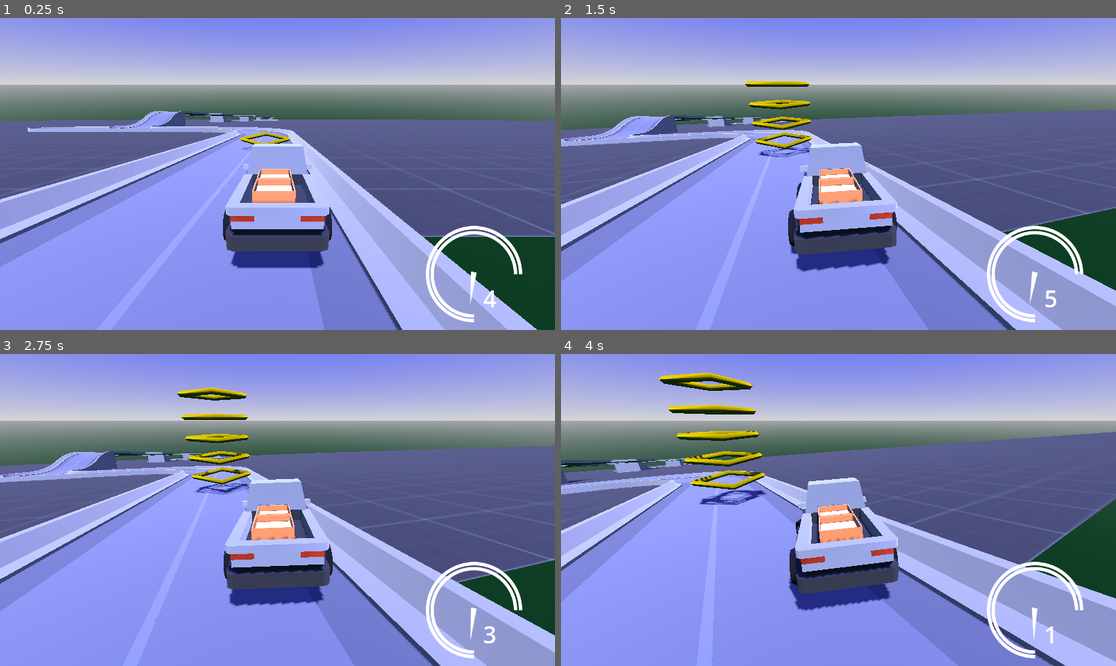
Above: before the commit, frames 1-4 (two rows, left to right).
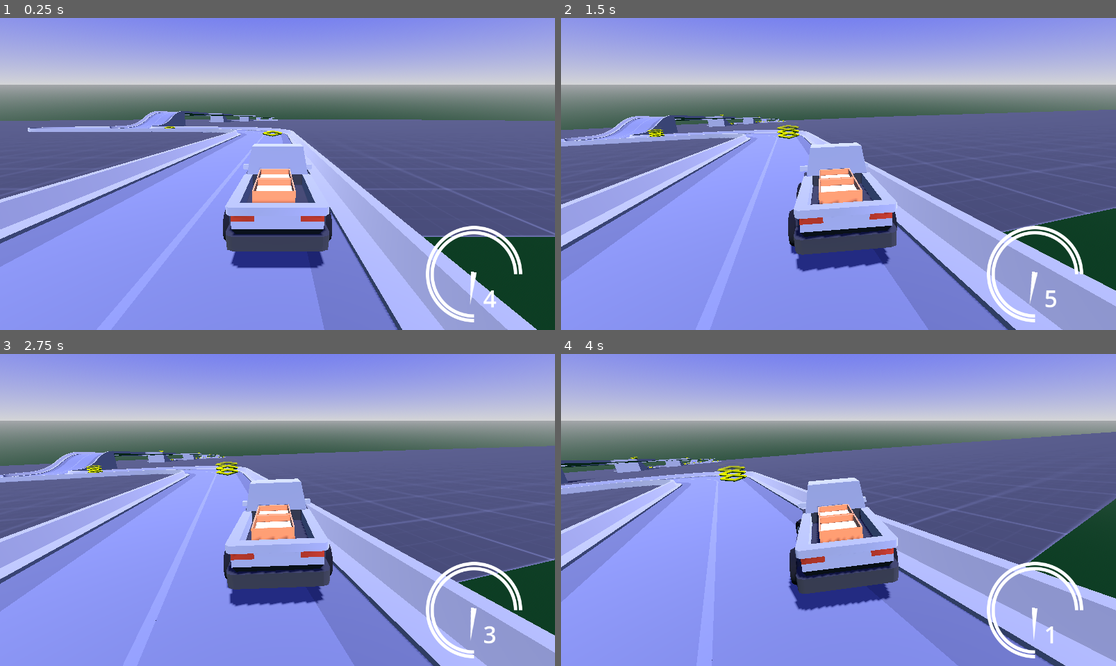
Above: after the commit, the same moments.

Repository: Yngwarr/tofu-delivery-game
Game: Godot game, scene res://scenes/Game.tscn
Two runs of this game, one before a commit and one after it. Both use one fixed random seed, a clock stepped at 60 frames per second and the inputs below.
Inputs:
- Up to frame 1 (0.25 s): no input
- Up to frame 2 (1.5 s): hold D (steer_right) 0.53-1.28 s; tap W (throttle) at 0.6, 1.35 s; hold S (brake) from 1.28 s (still down)
- Up to frame 3 (2.75 s): release S (brake) at 2.03 s; hold D (steer_right) from 2.03 s (still down); tap W (throttle) at 2.1 s
- Up to frame 4 (4 s): tap W (throttle) at 2.85, 3.6 s; release D (steer_right) at 3.53 s; hold A (steer_left) from 3.53 s (still down)

The runs differ from the first frame. In frame 1, 0.2% of the frame differs, in the area x 29-53%, y 32-43%; in frame 2, 1.2%; in frame 3, 1.7%; in frame 4, 2.6%, in the area x 12-37%, y 6-49%.

Commit message:
added checkpoints on the road

Diff:
--- /dev/null
+++ b/scenes/Checkpoint.tscn
@@ -0,0 +1,52 @@
+[gd_scene load_steps=8 format=3 uid="uid://n7e5jxettdli"]
+
+[ext_resource type="Script" path="res://src/Checkpoint.gd" id="1_ai2j0"]
+
+[sub_resource type="ORMMaterial3D" id="ORMMaterial3D_ornai"]
+transparency = 1
+vertex_color_use_as_albedo = true
+
+[sub_resource type="Gradient" id="Gradient_ye2q7"]
+interpolation_mode = 2
+offsets = PackedFloat32Array(0, 0.120521, 0.560261, 1)
+colors = PackedColorArray(1, 1, 1, 0, 1, 1, 1, 1, 1, 1, 1, 1, 1, 1, 1, 0)
+
+[sub_resource type="GradientTexture1D" id="GradientTexture1D_x1f5w"]
+gradient = SubResource("Gradient_ye2q7")
+
+[sub_resource type="ParticleProcessMaterial" id="ParticleProcessMaterial_2qepo"]
+direction = Vector3(0, 1, 0)
+spread = 0.0
+gravity = Vector3(0, 0, 0)
+initial_velocity_min = 5.0
+initial_velocity_max = 5.0
+color = Color(1, 1, 0, 1)
+color_ramp = SubResource("GradientTexture1D_x1f5w")
+
+[sub_resource type="TorusMesh" id="TorusMesh_wlty2"]
+inner_radius = 1.4
+outer_radius = 1.8
+rings = 4
+ring_segments = 4
+
+[sub_resource type="CylinderShape3D" id="CylinderShape3D_1m15r"]
+height = 7.98089
+radius = 2.63758
+
+[node name="Checkpoint" type="Area3D"]
+script = ExtResource("1_ai2j0")
+
+[node name="Particles" type="GPUParticles3D" parent="."]
+material_override = SubResource("ORMMaterial3D_ornai")
+transparency = 0.5
+cast_shadow = 0
+amount = 4
+lifetime = 0.5
+speed_scale = 0.5
+visibility_aabb = AABB(-2, -2, -2, 4, 4, 4)
+process_material = SubResource("ParticleProcessMaterial_2qepo")
+draw_pass_1 = SubResource("TorusMesh_wlty2")
+
+[node name="CollisionShape3D" type="CollisionShape3D" parent="."]
+transform = Transform3D(1, 0, 0, 0, 1, 0, 0, 0, 1, 0, 2.34649, 0)
+shape = SubResource("CylinderShape3D_1m15r")
--- a/scenes/Game.tscn
+++ b/scenes/Game.tscn
@@ -6,7 +6,7 @@
 [ext_resource type="PackedScene" uid="uid://dl1a1tmrmtdls" path="res://scenes/Road.tscn" id="4_mpevo"]
 [ext_resource type="Texture2D" uid="uid://cmj4se5epwa5t" path="res://textures/speedometer.png" id="5_8lsma"]
 [ext_resource type="Texture2D" uid="uid://calurnr5vmja1" path="res://textures/Arrow.png" id="6_6458a"]
-[ext_resource type="PackedScene" uid="uid://n7e5jxettdli" path="res://scenes/check_point.tscn" id="7_b83ti"]
+[ext_resource type="PackedScene" uid="uid://n7e5jxettdli" path="res://scenes/Checkpoint.tscn" id="7_alyof"]
 
 [sub_resource type="WorldBoundaryShape3D" id="WorldBoundaryShape3D_b63vk"]
 plane = Plane(0, 1, 0.15, 0)
@@ -102,5 +102,92 @@
 [node name="WorldEnvironment" type="WorldEnvironment" parent="."]
 environment = SubResource("Environment_2sxos")
 
-[node name="CheckPoint" parent="." instance=ExtResource("7_b83ti")]
-transform = Transform3D(1, 0, 0, 0, 1, 0, 0, 0, 1, 1.58816, -2.66536, 19.7286)
+[node name="Checkpoint" parent="." instance=ExtResource("7_alyof")]
+transform = Transform3D(1, 0, 0, 0, 1, 0, 0, 0, 1, 0.897514, -3.6405, 30.1931)
+
+[node name="Checkpoint2" parent="." instance=ExtResource("7_alyof")]
+transform = Transform3D(1, 0, 0, 0, 1, 0, 0, 0, 1, 34.7818, -8.28552, 59.7393)
+
+[node name="Checkpoint3" parent="." instance=ExtResource("7_alyof")]
+transform = Transform3D(1, 0, 0, 0, 1, 0, 0, 0, 1, 76.3713, -19.3046, 179.545)
+
+[node name="Checkpoint5" parent="." instance=ExtResource("7_alyof")]
+transform = Transform3D(1, 0, 0, 0, 1, 0, 0, 0, 1, 97.4622, -26.689, 228.763)
+
+[node name="Checkpoint4" parent="." instance=ExtResource("7_alyof")]
+transform = Transform3D(1, 0, 0, 0, 1, 0, 0, 0, 1, 49.4012, -19.3046, 179.545)
+
+[node name="Checkpoint6" parent="." instance=ExtResource("7_alyof")]
+transform = Transform3D(1, 0, 0, 0, 1, 0, 0, 0, 1, 63.1339, -40.0657, 269.949)
+
+[node name="Checkpoint7" parent="." instance=ExtResource("7_alyof")]
+transform = Transform3D(1, 0, 0, 0, 1, 0, 0, 0, 1, 35.1412, -37.0414, 297.102)
+
+[node name="Checkpoint8" parent="." instance=ExtResource("7_alyof")]
+transform = Transform3D(1, 0, 0, 0, 1, 0, 0, 0, 1, 96.7576, -46.496, 313.006)
+
+[node name="Checkpoint9" parent="." instance=ExtResource("7_alyof")]
+transform = Transform3D(1, 0, 0, 0, 1, 0, 0, 0, 1, 91.2545, -53.812, 361.958)
+
+[node name="Checkpoint10" parent="." instance=ExtResource("7_alyof")]
+transform = Transform3D(1, 0, 0, 0, 1, 0, 0, 0, 1, 54.5136, -51.9693, 349.629)
+
+[node name="Checkpoint11" parent="." instance=ExtResource("7_alyof")]
+transform = Transform3D(1, 0, 0, 0, 1, 0, 0, 0, 1, 48.7855, -56.9911, 383.23)
+
+[node name="Checkpoint12" parent="." instance=ExtResource("7_alyof")]
+transform = Transform3D(1, 0, 0, 0, 1, 0, 0, 0, 1, 49.3367, -65.0715, 437.298)
+
+[node name="Checkpoint13" parent="." instance=ExtResource("7_alyof")]
+transform = Transform3D(1, 0, 0, 0, 1, 0, 0, 0, 1, 12.2016, -61.4689, 413.192)
+
+[node name="Checkpoint14" parent="." instance=ExtResource("7_alyof")]
+transform = Transform3D(1, 0, 0, 0, 1, 0, 0, 0, 1, 47.2946, -74.1466, 498.02)
+
+[node name="Checkpoint15" parent="." instance=ExtResource("7_alyof")]
+transform = Transform3D(1, 0, 0, 0, 1, 0, 0, 0, 1, 4.17421, -70.8877, 476.116)
+
+[node name="Checkpoint16" parent="." instance=ExtResource("7_alyof")]
+transform = Transform3D(1, 0, 0, 0, 1, 0, 0, 0, 1, 80.8493, -78.5745, 527.648)
+
+[node name="Checkpoint17" parent="." instance=ExtResource("7_alyof")]
+transform = Transform3D(1, 0, 0, 0, 1, 0, 0, 0, 1, 46.5408, -86.4382, 579.839)
+
+[node name="Checkpoint18" parent="." instance=ExtResource("7_alyof")]
+transform = Transform3D(1, 0, 0, 0, 1, 0, 0, 0, 1, 44.2388, -90.9438, 657.771)
+
+[node name="Checkpoint19" parent="." instance=ExtResource("7_alyof")]
+transform = Transform3D(1, 0, 0, 0, 1, 0, 0, 0, 1, 44.9216, -95.2534, 639.249)
+
+[node name="Checkpoint20" parent="." instance=ExtResource("7_alyof")]
+transform = Transform3D(1, 0, 0, 0, 1, 0, 0, 0, 1, 63.9186, -99.2932, 713.638)
+
+[node name="Checkpoint21" parent="." instance=ExtResource("7_alyof")]
+transform = Transform3D(1, 0, 0, 0, 1, 0, 0, 0, 1, 43.5994, -97.3934, 700.927)
+
+[node name="Checkpoint22" parent="." instance=ExtResource("7_alyof")]
+transform = Transform3D(1, 0, 0, 0, 1, 0, 0, 0, 1, 27.2906, -111.377, 794.491)
+
+[node name="Checkpoint23" parent="." instance=ExtResource("7_alyof")]
+transform = Transform3D(1, 0, 0, 0, 1, 0, 0, 0, 1, 24.4184, -125.609, 842.365)
+
+[node name="Checkpoint24" parent="." instance=ExtResource("7_alyof")]
+transform = Transform3D(1, 0, 0, 0, 1, 0, 0, 0, 1, 29.6269, -130.988, 878.357)
+
+[node name="Checkpoint25" parent="." instance=ExtResource("7_alyof")]
+transform = Transform3D(1, 0, 0, 0, 1, 0, 0, 0, 1, 69.9892, -140.555, 942.369)
+
+[node name="Checkpoint26" parent="." instance=ExtResource("7_alyof")]
+transform = Transform3D(1, 0, 0, 0, 1, 0, 0, 0, 1, 68.9666, -147.002, 985.507)
+
+[node name="Checkpoint27" parent="." instance=ExtResource("7_alyof")]
+transform = Transform3D(1, 0, 0, 0, 1, 0, 0, 0, 1, 112.897, -151.07, 1012.72)
+
+[node name="Checkpoint28" parent="." instance=ExtResource("7_alyof")]
+transform = Transform3D(1, 0, 0, 0, 1, 0, 0, 0, 1, 69.5004, -156.929, 1051.93)
+
+[node name="Checkpoint29" parent="." instance=ExtResource("7_alyof")]
+transform = Transform3D(1, 0, 0, 0, 1, 0, 0, 0, 1, 112.877, -161.403, 1081.86)
+
+[node name="Checkpoint30" parent="." instance=ExtResource("7_alyof")]
+transform = Transform3D(1, 0, 0, 0, 1, 0, 0, 0, 1, 110.524, -179.594, 1203.58)
--- a/scenes/Road.tscn
+++ b/scenes/Road.tscn
@@ -411,10 +411,10 @@
 transform = Transform3D(-4.37114e-08, 0, 1, 0, 1, 0, -1, 0, -4.37114e-08, 7.6864, 0, 82.5992)
 
 [node name="RoadEnd4" parent="." instance=ExtResource("3_mxkuk")]
-transform = Transform3D(1, 0, 0, 0, 1, 0, 0, 0, 1, 7.89377, 0, 91.1077)
+transform = Transform3D(1, 0, 0, 0, 1, 0, 0, 0, 1, 7.89377, 0, 87.4077)
 
 [node name="RoadEnd5" parent="." instance=ExtResource("3_mxkuk")]
-transform = Transform3D(-1, 0, -8.74228e-08, 0, 1, 0, 8.74228e-08, 0, -1, 7.89377, 0, 90.1621)
+transform = Transform3D(-1, 0, -8.74228e-08, 0, 1, 0, 8.74228e-08, 0, -1, 7.89377, 0, 86.4621)
 
 [node name="Straight70" parent="." instance=ExtResource("1_obgic")]
-transform = Transform3D(1, 0, 0, 0, 1, 0, 0, 0, 1, 7.89643, 3.8147e-07, 90.1103)
+transform = Transform3D(1, 0, 0, 0, 1, 0, 0, 0, 1, 7.89643, 3.8147e-07, 86.4103)
--- a/scenes/check_point.tscn
+++ /dev/null
@@ -1,27 +0,0 @@
-[gd_scene load_steps=4 format=3 uid="uid://n7e5jxettdli"]
-
-[sub_resource type="ORMMaterial3D" id="ORMMaterial3D_ornai"]
-vertex_color_use_as_albedo = true
-albedo_color = Color(0.960784, 0.827451, 0, 1)
-
-[sub_resource type="ParticleProcessMaterial" id="ParticleProcessMaterial_2qepo"]
-direction = Vector3(0, 1, 0)
-spread = 0.0
-gravity = Vector3(0, 0, 0)
-initial_velocity_min = 10.0
-initial_velocity_max = 10.0
-
-[sub_resource type="TorusMesh" id="TorusMesh_wlty2"]
-inner_radius = 2.8
-outer_radius = 3.3
-rings = 4
-ring_segments = 4
-
-[node name="CheckPoint" type="GPUParticles3D"]
-material_override = SubResource("ORMMaterial3D_ornai")
-transparency = 0.5
-amount = 5
-speed_scale = 0.5
-visibility_aabb = AABB(-2, -2, -2, 4, 4, 4)
-process_material = SubResource("ParticleProcessMaterial_2qepo")
-draw_pass_1 = SubResource("TorusMesh_wlty2")
--- /dev/null
+++ b/src/Checkpoint.gd
@@ -0,0 +1 @@
+extends Area3D
